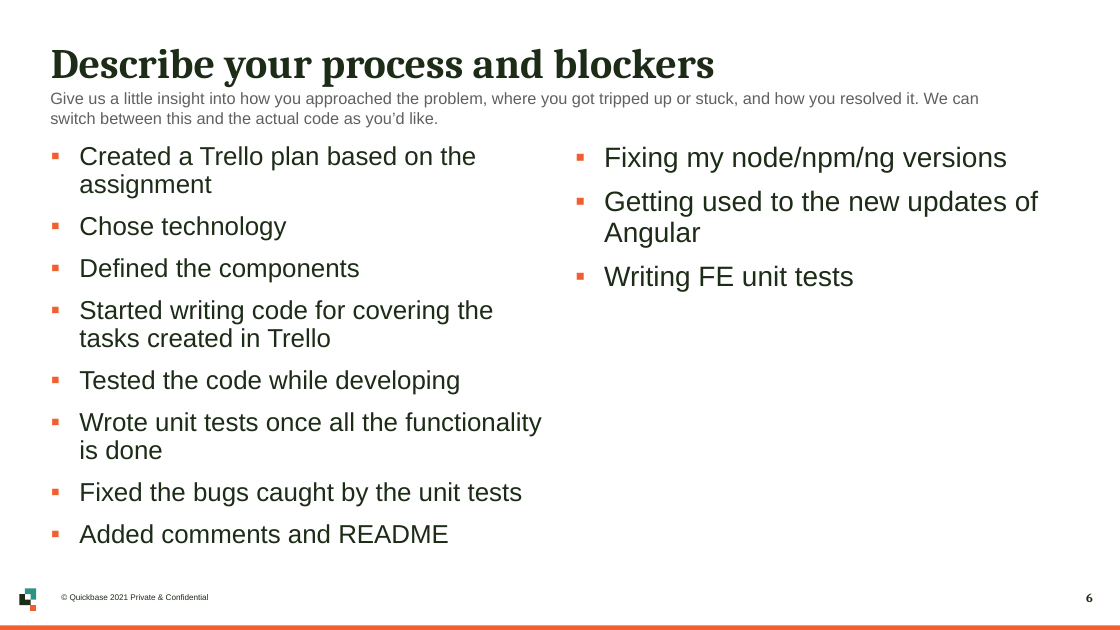
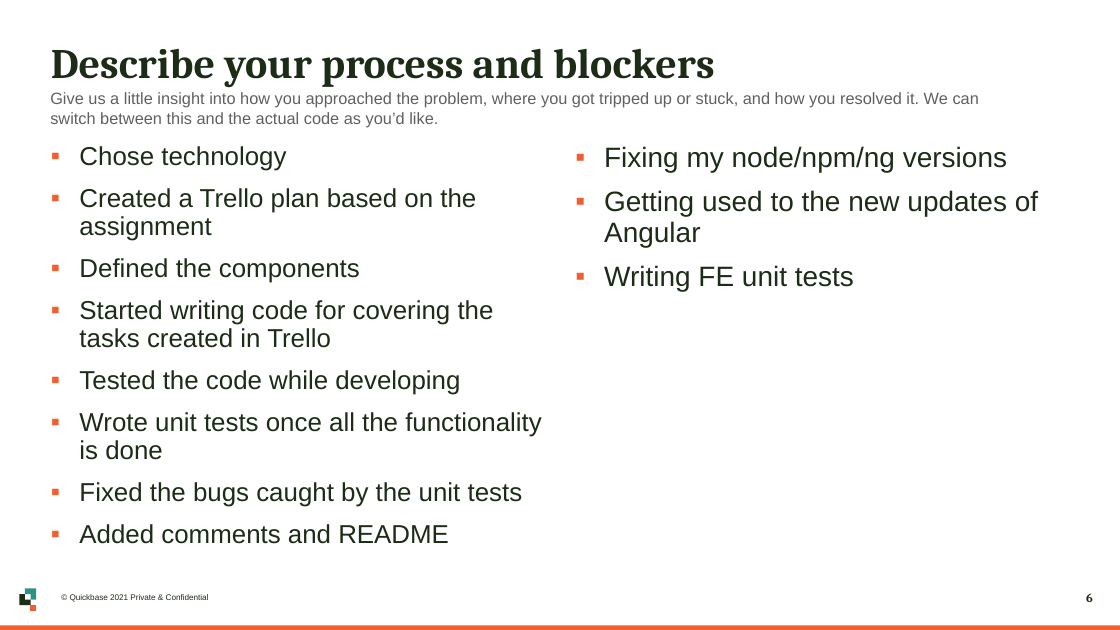
Before and after one commit to Ilia-tod29/QuickbaseInteview, a slide deck: slide 6 of Quickbase_CandidateExercise_Presentation_Ilia_Todorov.pptx. Drawn at 1120x630 pixels with LibreOffice and Linux fonts; fonts in the diff are those of the drawing. Boxes give left, top, right and bottom in pixels: in the first picture for what was removed or moved away, otherwise in the second. Text is boxed around its words. In the diff, an @@ line names an element or a change of style, - is before the commit and + after.

Commit message:
update presentation

```diff
--- a/Quickbase_CandidateExercise_Presentation_Ilia_Todorov.pptx
+++ b/Quickbase_CandidateExercise_Presentation_Ilia_Todorov.pptx
@@ text at [79, 146, 286, 171]: paragraph added @@
+  ▪ Chose technology
@@ text at [79, 216, 286, 241]: paragraph removed @@
-  ▪ Chose technology
```
